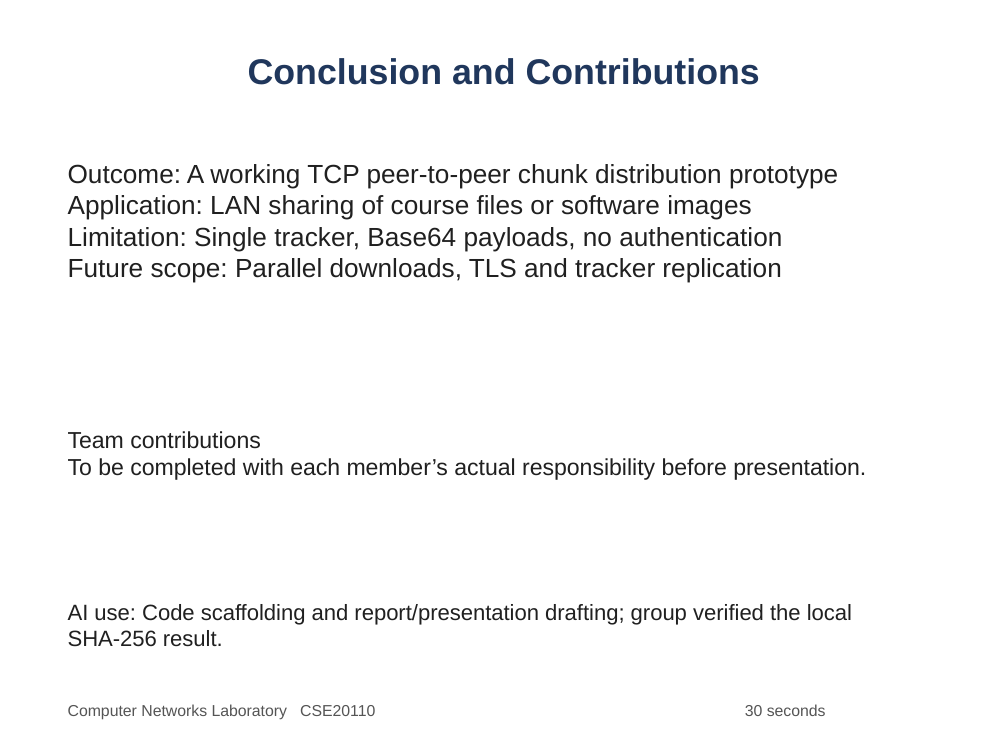
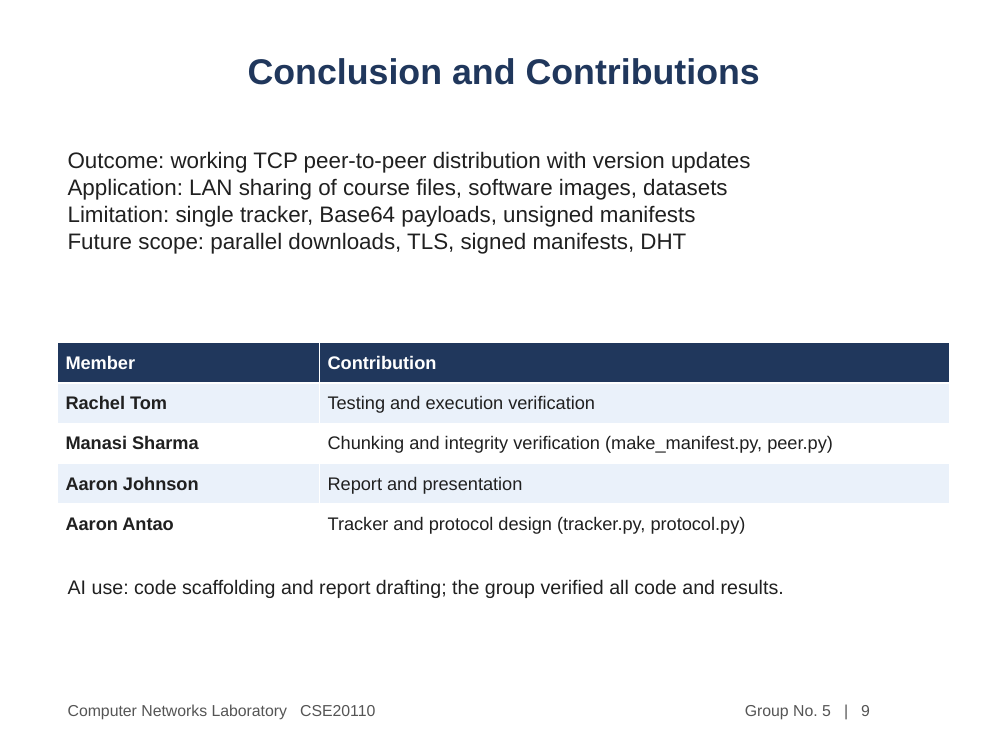
Before and after one commit to aaronantao/p2p-file-distribution, a slide deck: slide 9 of outputs/P2P_File_Distribution_System_Presentation.pptx (slide 7 before the commit). Drawn at 1008x756 pixels with LibreOffice and Linux fonts; fonts in the diff are those of the drawing. Boxes give left, top, right and bottom in pixels: in the first picture for what was removed or moved away, otherwise in the second. Text is boxed around its words. In the diff, an @@ line names an element or a change of style, - is before the commit and + after.

```diff
--- a/outputs/P2P_File_Distribution_System_Presentation.pptx
+++ b/outputs/P2P_File_Distribution_System_Presentation.pptx
@@ text at (68, 151, 751, 254): text changed; size 18.8 to 16 pt @@
-Outcome: A working TCP peer-to-peer chunk distribution prototype
-Application: LAN sharing of course files or software images
-Limitation: Single tracker, Base64 payloads, no authentication
-Future scope: Parallel downloads, TLS and tracker replication
+Outcome: working TCP peer-to-peer distribution with version updates
+Application: LAN sharing of course files, software images, datasets
+Limitation: single tracker, Base64 payloads, unsigned manifests
+Future scope: parallel downloads, TLS, signed manifests, DHT
@@ table added at (57, 343, 950, 544), 5 rows, 2 columns @@
+Member | Contribution
+Rachel Tom | Testing and execution verification
+Manasi Sharma | Chunking and integrity verification (make_manifest.py, peer.py)
+Aaron Johnson | Report and presentation
+Aaron Antao | Tracker and protocol design (tracker.py, protocol.py)
@@ text removed at (68, 431, 866, 480) @@
-Team contributions
-To be completed with each member’s actual responsibility before presentation.
@@ text at (68, 579, 784, 598): text changed; size 15.8 to 14 pt @@
-AI use: Code scaffolding and report/presentation drafting; group verified the local SHA-256 result.
+AI use: code scaffolding and report drafting; the group verified all code and results.
@@ text at (745, 705, 870, 720): text changed @@
-30 seconds
+Group No. 5 | 9
```
Also in this commit, not shown: 7 other slides changed, 2 slides added.
